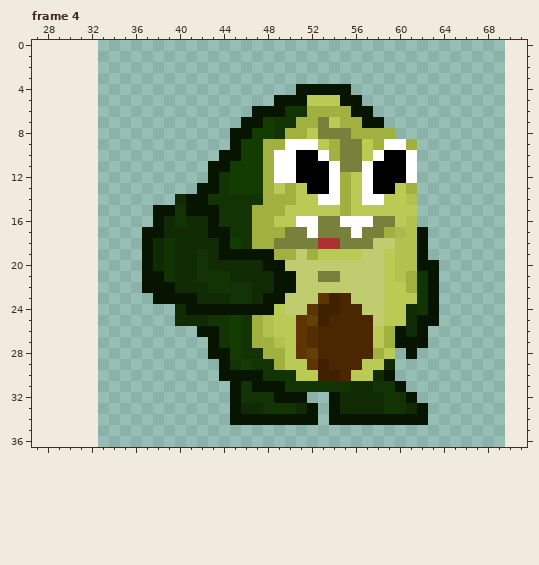
One commit to this pixel-art file: Assets/Sprites/Inimigos/Fase02/Minions/Abacate/abacate_punch.ase. The picture above was drawn from the file before the commit.
37x37 pixels, 10 frames. Colours within 5 levels of each other are drawn and written as one. Shown: frame 4: x 27..71, y 0..36. The old version is drawn lined up with the new one, on the new canvas. The commit also changed other frames, which this record leaves out.
And afterwards:
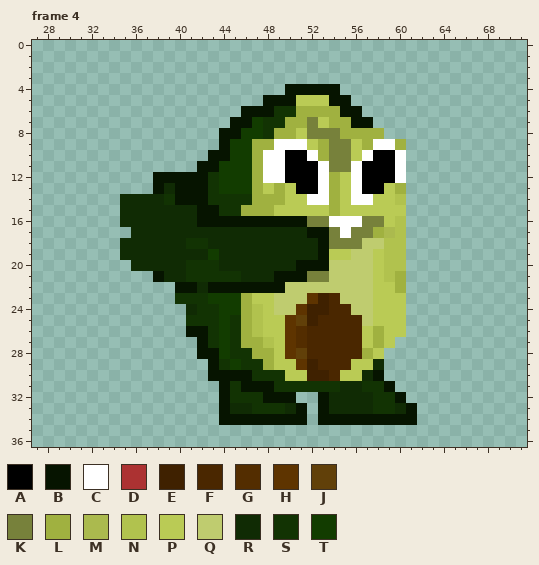
Palette (. is transparent): A #000000  B #061400  C #ffffff  D #ac3232  E #3f2100  F #4a2700  G #532d00  H #5e3400  J #614009  K #77813b  L #a0b140  M #abba4e  N #b1c24e  P #bacb55  Q #bfcc6f  R #102b04  S #123303  T #123c00
Edits made:
canvas 37x37 -> 150x37, the old top-left corner now at 33,0
--- frame 4
@@ x 27..71 @@
  3 .............................................
- 4 ........................BBBBB................
- 5 ......................BBBPPPBB...............
- 6 ....................BBBSSLLLLBB..............
- 7 ...................BBTSSLLKPLLBB.............
- 8 ..................BBTTSLLPKKKLLLL............
- 9 ..................BTTLLCCCPLKKPLCCL..........
-10 .................BBTTLCCAACLKKPCAAC..........
-11 ................BBTTTLCCAAACKKCAAAC..........
-12 ................BSTTTLCCAAACLPCAAAC..........
-13 ...............BBSTTTLPLPAACLPCAAPL..........
-14 .............RBBSSSSSLLLPPCCLPCCPPN..........
-15 ...........BBSBBBSSSLLLPPPPPLPPPPPP..........
-16 ...........BRSRRBSSSLLPPCCKKCCCKKPN..........
-17 ..........BBRRRRBBSSLLLKKCKKKCKKLMNB.........
-18 ..........BRSRRRRBTSLLKKKKDDKKKQQNNB.........
-19 ..........BRSRRSRBBBBBLLQLPPPPQQPNNB.........
-20 ..........BRSRRSRRRRRBBQQQQQQQQQPNNBB........
-21 ..........BBSRRSSSRRRRBBQQKKQQQQPNLSB........
-22 ..........BBBRRRSSSSRRBBQQQQQQQQPPLSB........
-23 ...........BBBBRRRSSRBBQQQHEFQQQPPPSB........
-24 .............RBBBBBBBBPQQHEEFFQQPPRSB........
-25 .............RRRSSTSLNPPHJEFFFFQPPRBB........
-26 ...............BBSTSLNPPHGFFFFFPLBRB.........
-27 ................BSTSLLNPHGFFFFFPLBBB.........
-28 ................BBTSSLLPHJFFFFFLP.B..........
-29 .................BSTSSLPPHEFFFPPR............
-30 .................BBBBSSSPPEEFPPRB............
-31 ..................BSBBBSSSSSSRRSSB...........
-32 ..................BSSSBBB..BRRRRSSB..........
-33 ..................BRRSSSRB.BRRRRSSRB.........
-34 ..................BBBBBBBB.BBBBBBBBB.........
+ 4 .......................BBBBB.................
+ 5 .....................BBBPPPBB................
+ 6 ...................BBBSSLLLLBB...............
+ 7 ..................BBTSSLLKPLLBB..............
+ 8 .................BBTTSLLPKKKLLLL.............
+ 9 .................BTTLLCCCPLKKPLCCL...........
+10 ................BBTTLCCAACLKKPCAAC...........
+11 ...............BBTTTLCCAAACKKCAAAC...........
+12 ...........BBBBBSTTTLCCAAACLPCAAAC...........
+13 ...........BRBBBSTTTLPLPAACLPCAAPL...........
+14 ........RRRRSBBBSSSSLLLPPCCLPCCPPN...........
+15 ........RRRRRRRBBSSLLLPPPPPLPPPPPP...........
+16 ........RRRRRRRBBBBBBBBBBKKCCCKKPN...........
+17 .........RRRRRRRRRRRRRRRRBBKCKKLMN...........
+18 ........RRRRRRSSRRRRRRRRRRBKKKQQNN...........
+19 ........RRRRRRRRTRRRRRRRRRBPPQQPNN...........
+20 .........RRRRRSSSRRRRRRRBBBQQQQPNN...........
+21 ...........BRRSSSSSRRRBBBKKQQQQPNL...........
+22 .............BBRBBBBBBBQQQQQQQQPPL...........
+23 .............SSSTTTLPPQQQHEFQQQPPP...........
+24 ..............RSSTTLNPQQHEEFFQQPPP...........
+25 ..............SSSTSLNPPHJEFFFFQPPP...........
+26 ..............BBSTSLNPPHGFFFFFPLPP...........
+27 ...............BSTSLLNPHGFFFFFPLP............
+28 ...............BBTSSLLPHJFFFFFLP.............
+29 ................BSTSSLPPHEFFFPPR.............
+30 ................BBBBSSSPPEEFPPRB.............
+31 .................BSBBBSSSSSSRRSSB............
+32 .................BSSSBBB..BRRRRSSB...........
+33 .................BRRSSSRB.BRRRRSSRB..........
+34 .................BBBBBBBB.BBBBBBBBB..........
 35 .............................................
Changed places in both pictures, as pixel boxes (x1, y1, x2, y2):
changed: (120, 84, 439, 425)
